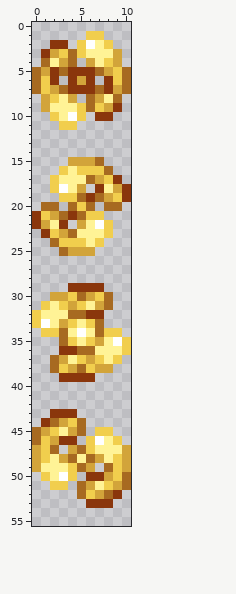
File history of a pixel-art sprite, Content/Items/Materials/SoulofBlight.png. Above is the file before it was changed.
The file is 22x112 pixels, drawn in blocks of 2x2; one block is one cell here.
After:
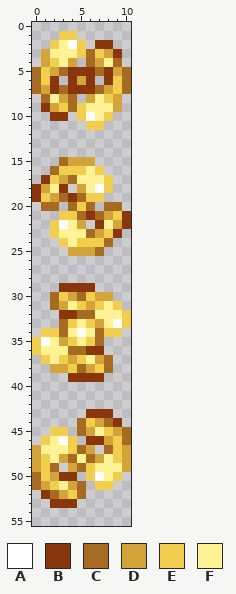
Palette (. is transparent): A #ffffff  B #8a360c  C #a76a21  D #d2a43a  E #f1ce4d  F #fff396
The exact change:
Changed rows in their new state; - is an unchanged pixel.
first column x 1:
 1 --EE-..--
 2 -EFA-.BB-
 3 DFFF-CEDB
 4 DEFD-CDFC
 5 ED-----BD
 7 DB-----DE
 8 CFDC-DFED
 9 BDEC-FFFD
10 -BB.-AFE-
11 --..-EE--
first column x 0:
15 ---C---.---
16 --C-E-F-.--
17 -B-DC-FF-.-
18 BDFB.-FAE..
19 BEDCB-EE...
21 ...EE-BCDEB
22 ..EAF-.BFDB
23 -.-FF-CD-B-
24 --.-F-E-C--
25 ---.---C---
first column x 0:
29 ---B---.---
30 --CED-EDD--
31 -.CDF-DEFE-
32 ...BB-CFFFE
33 ...C---DFAE
35 EAFD---C...
36 EFFFC-BB...
37 -EFED-FDC.-
38 --DDE-DEC--
39 ---.---B---
first column x 0:
43 --...-BBB--
44 -....-EDCB-
45 ..-E.-DF-DC
46 .-FAE-BBD-C
47 -FFFE-D.CE-
49 -EC.D-EFFF-
50 C-DBB-EAF-.
51 CD-FD-.E-..
52 -BCDE-....-
53 --BBB-...--
Where, in picture pixels (left, top, right, bottom), the same in both pictures:
changed: (41, 31, 122, 130)
changed: (32, 157, 131, 508)
